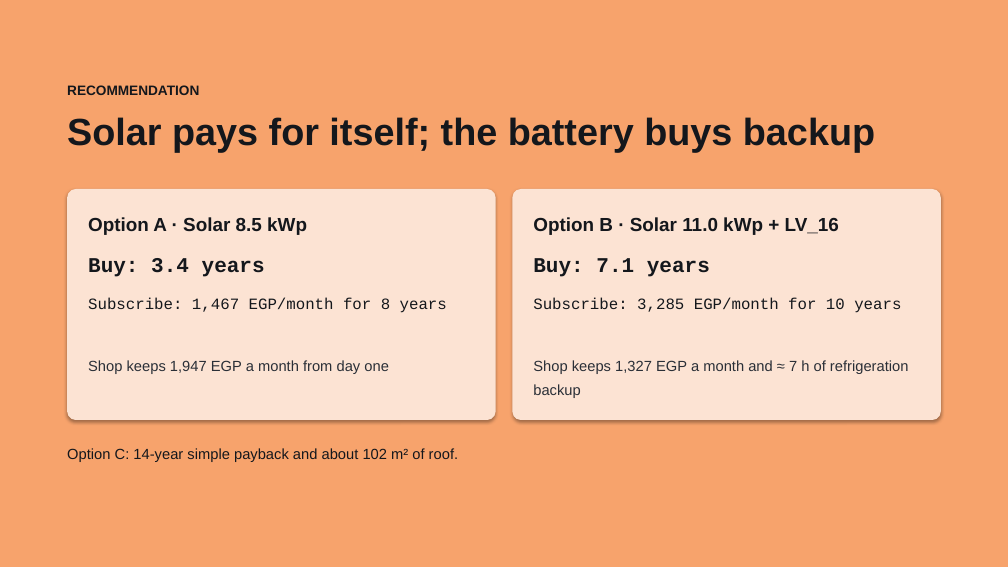
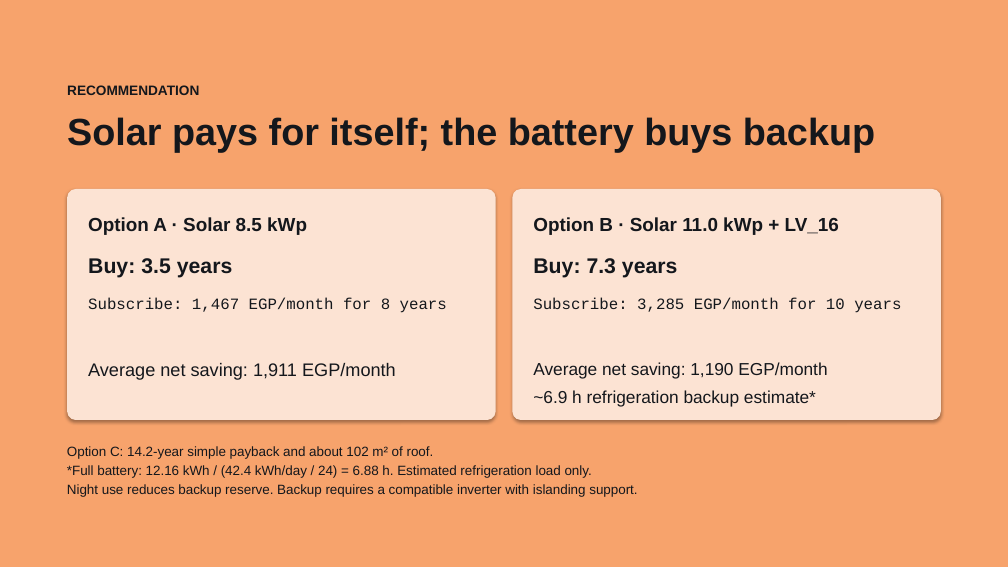
Before and after one commit to boodyelkady1998-sudo/avesta-bess-sizing-tool, a slide deck: slide 8 of El_Mo3alem_Juice_Shop_Solar_BESS.pptx (slide 9 before the commit). Drawn at 1008x567 pixels with LibreOffice and Linux fonts; fonts in the diff are those of the drawing. Boxes give left, top, right and bottom in pixels: in the first picture for what was removed or moved away, otherwise in the second. Text is boxed around its words. In the diff, an @@ line names an element or a change of style, - is before the commit and + after.

```diff
--- a/El_Mo3alem_Juice_Shop_Solar_BESS.pptx
+++ b/El_Mo3alem_Juice_Shop_Solar_BESS.pptx
@@ text at [88, 258, 233, 278]: text changed; size 20 to 20.2 pt; font Courier New to Arial @@
-Buy: 3.4 years
+Buy: 3.5 years
@@ text at [533, 258, 678, 278]: text changed; size 20 to 20.2 pt; font Courier New to Arial @@
-Buy: 7.1 years
+Buy: 7.3 years
@@ text at [88, 363, 396, 380]: text changed; size 14 to 17.2 pt; text colour #2A2F37 to #14171C @@
-Shop keeps 1,947 EGP a month from day one
+Average net saving: 1,911 EGP/month
@@ text at [533, 362, 827, 407]: text changed; size 14 to 16.5 pt; text colour #2A2F37 to #14171C @@
-Shop keeps 1,327 EGP a month and ≈ 7 h of refrigeration backup
+Average net saving: 1,190 EGP/month
+~6.9 h refrigeration backup estimate*
@@ text at [67, 446, 637, 497]: text changed; size 14 to 12.8 pt @@
-Option C: 14-year simple payback and about 102 m² of roof.
+Option C: 14.2-year simple payback and about 102 m² of roof.
+*Full battery: 12.16 kWh / (42.4 kWh/day / 24) = 6.88 h. Estimated refrigeration load only.
+Night use reduces backup reserve. Backup requires a compatible inverter with islanding support.
```
Also in this commit, not shown: 8 other slides changed, 1 slide removed.
